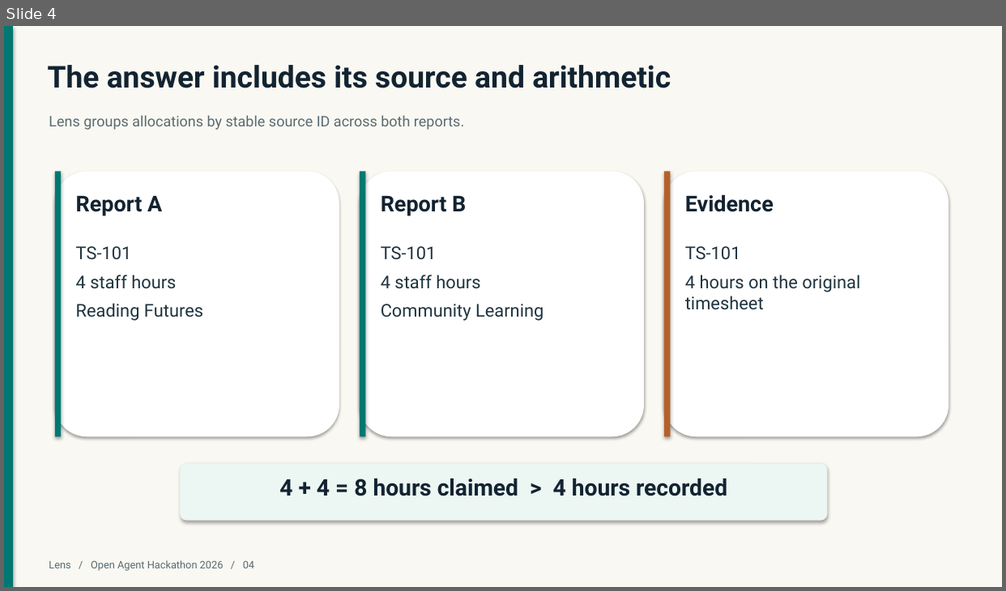
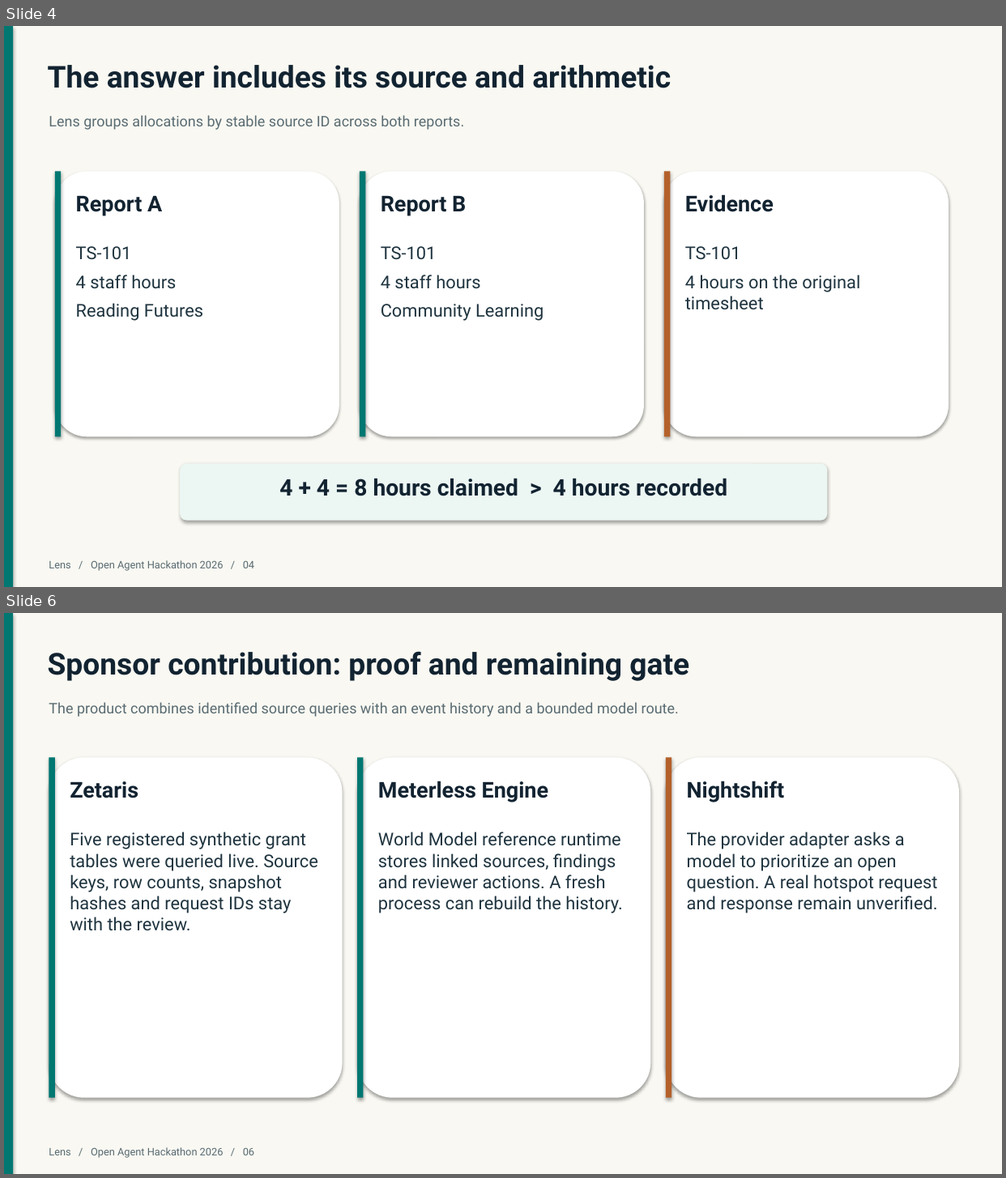
Before and after one commit to Techkeyy/lens-grant-review, a slide deck: docs/Lens_Open_Agent_Hackathon_2026.pptx. Shown one above the other, each under a label of ours: slide 4 before the commit, slides 4 and 6 after it; the slides between them are not shown. The pictures are 1006x591 and 1006x1178 pixels, drawn with LibreOffice and Linux fonts; fonts in the diff are those of the drawing. Boxes give left, top, right and bottom in pixels: in the first picture for what was removed or moved away, otherwise in the second. Text is boxed around its words. In the diff, an @@ line names an element or a change of style, - is before the commit and + after.

Commit message:
Document sponsor proof and add bounded Nightshift routing

```diff
--- a/docs/Lens_Open_Agent_Hackathon_2026.pptx
+++ b/docs/Lens_Open_Agent_Hackathon_2026.pptx
@@ slide 6 added at (4,613,1002,1174), background #F9F8F2 @@
@@ rectangle added at (4,613,13,1174), fill #007771 @@
@@ text added at (48,651,689,681), 29 pt, text #122331, bold @@
+Sponsor contribution: proof and remaining gate
@@ text added at (49,702,679,717), 14 pt, text #596B72 @@
+The product combines identified source queries with an event history and a bounded model route.
@@ rounded rectangle added at (49,757,343,1098), fill #FFFFFF @@
@@ rectangle added at (49,757,55,1098), fill #007771 @@
@@ rounded rectangle added at (357,757,651,1098), fill #FFFFFF @@
@@ rectangle added at (357,757,364,1098), fill #007771 @@
@@ rounded rectangle added at (666,757,959,1098), fill #FFFFFF @@
@@ rectangle added at (666,757,671,1098), fill #B4602A @@
@@ text added at (70,781,138,798), 21 pt, text #122331, bold @@
+Zetaris
@@ text added at (378,781,548,803), 21 pt, text #122331, bold @@
+Meterless Engine
@@ text added at (687,781,785,803), 21 pt, text #122331, bold @@
+Nightshift
@@ text added at (70,832,318,931), 17 pt, text #1F343F @@
+Five registered synthetic grant tables were queried live. Source keys, row counts, snapshot hashes and request IDs stay with the review.
@@ text added at (378,832,623,914), 17 pt, text #1F343F @@
+World Model reference runtime stores linked sources, findings and reviewer actions. A fresh process can rebuild the history.
@@ text added at (687,832,938,914), 17 pt, text #1F343F @@
+The provider adapter asks a model to prioritize an open question. A real hotspot request and response remain unverified.
@@ text added at (49,1148,254,1158), 10 pt, text #596B72 @@
+Lens / Open Agent Hackathon 2026 / 06
```
Also in this commit, not shown: 2 slides changed, 1 other slide added, 2 slides removed, 17 other files.
